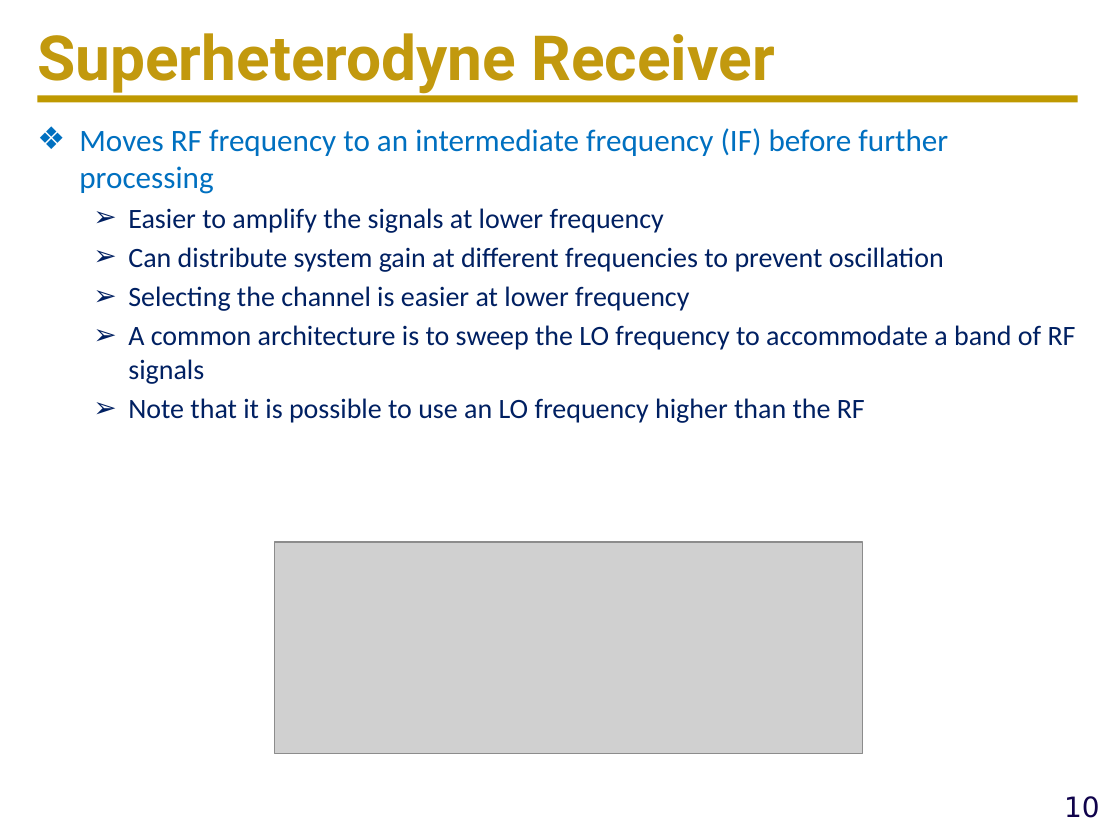
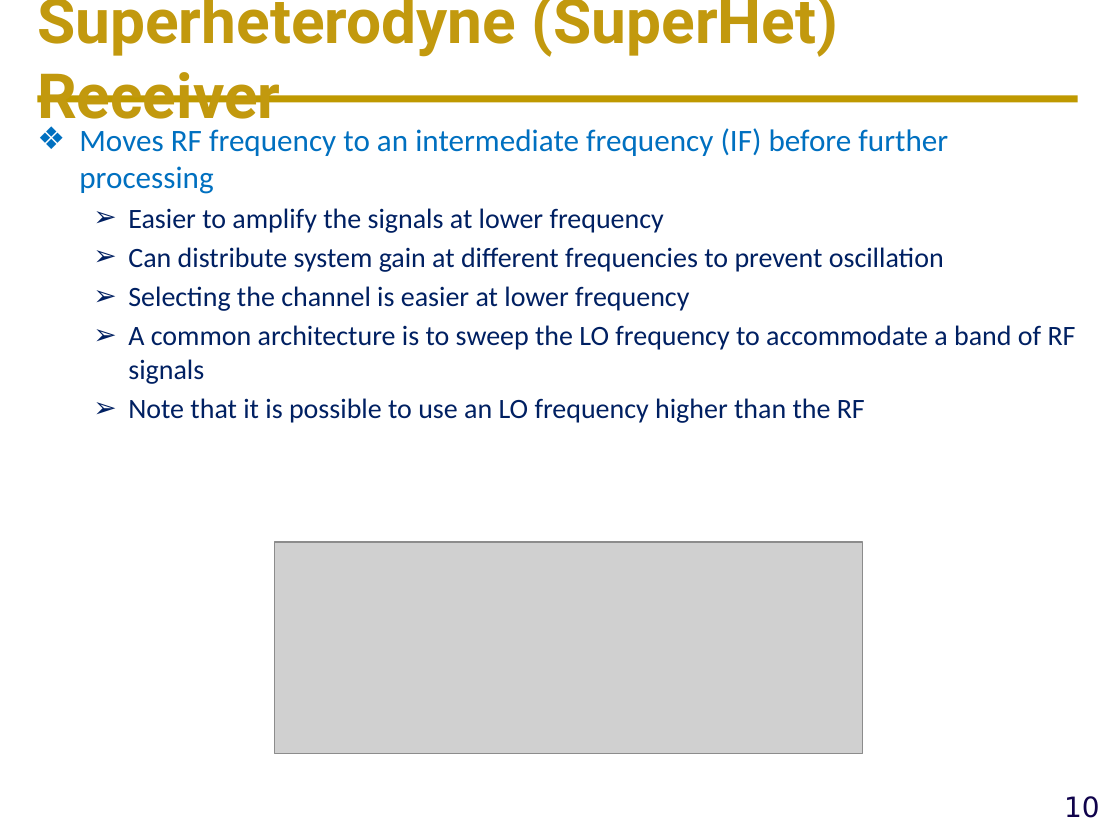
Before and after one commit to ucdart/UCD-EEC134, a slide deck: slide 10 of lectures/lec9/Lec9a-Superhet-DirectConv.pptx. Drawn at 1120x840 pixels with LibreOffice and Linux fonts; fonts in the diff are those of the drawing; grey boxes stand for pictures; background and template pictures are left out. Boxes give left, top, right and bottom in pixels: in the first picture for what was removed or moved away, otherwise in the second. Text is boxed around its words. In the diff, an @@ line names an element or a change of style, - is before the commit and + after.

```diff
--- a/lectures/lec9/Lec9a-Superhet-DirectConv.pptx
+++ b/lectures/lec9/Lec9a-Superhet-DirectConv.pptx
@@ title at (x1=37, y1=0, x2=839, y2=133): text changed @@
-Superheterodyne Receiver
+Superheterodyne (SuperHet) Receiver
```
Also in this commit, not shown: 1 other slide changed, 3 other files.
